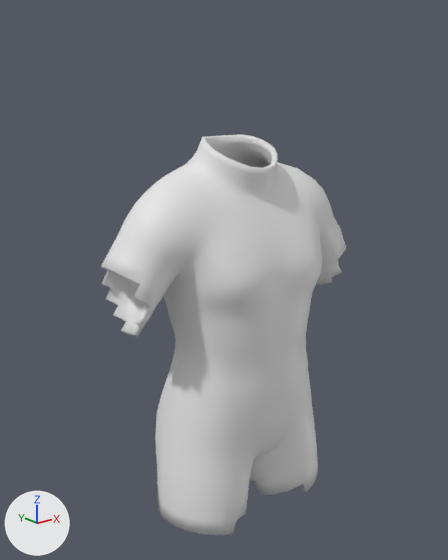
Two versions of the FBX model unity/Assets/Art/Chars/Garments/flee_artisan.fbx, one commit apart.
One viewpoint serves both versions: a 50 mm camera at (-0.739, -0.906, 1.386) aimed at (-0.018, -0.006, 1.026). The lights are fixed; the arrows at lower left show +X, +Y and +Z. The picture after the commit comes second.

The scene before the commit, as lines of its bpy script (objects in view):
```python
me_garment_flee_artisan = bpy.data.meshes.new('garment_flee_artisan')
me_garment_flee_artisan.from_pydata(...)  # 2994 vertices, 2998 faces; spans x -0.275..0.275, y -0.154..0.106, z 0.554..1.298
# faces by material slot: [2736, 262]
me_garment_flee_artisan.materials.append(mat_cloth)  # white #e7e7e7
me_garment_flee_artisan.materials.append(mat_accent)  # white #e7e7e7
ob_garment_flee_artisan = bpy.data.objects.new('garment_flee_artisan', me_garment_flee_artisan)
ob_garment_flee_artisan.location = (0.0, 0.0, 0.0)
```
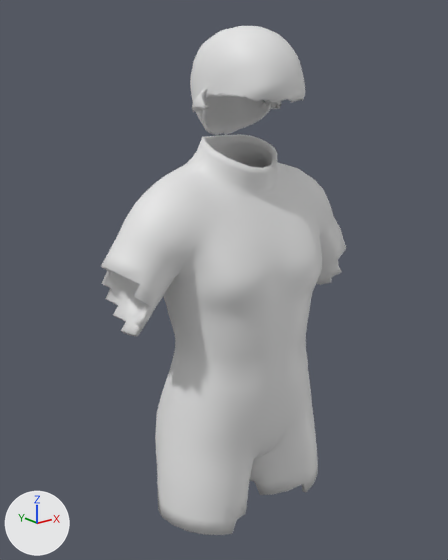
Where the change shows, as pixel boxes [x1, y1, x2, y2] in the pictures (448 x 560 px):
```json
{"object": "garment_flee_artisan", "change": "reshaped", "before": [101, 134, 346, 535], "after": [101, 26, 346, 535], "on screen": "27% taller"}
{"part": 1, "of": "me_garment_flee_artisan", "change": "added", "after": [190, 26, 305, 135]}
```

Edits to the scene script, one JSON object a line:
```json
{"op": "add", "block": "mat_hair", "code": ["mat_hair = principled_material('hair')", "mat_hair.base_color = (0.8, 0.8, 0.8)  # white #e7e7e7"]}
{"block": "me_garment_flee_artisan", "where": "# used by ob_garment_flee_artisan; location = (0.0, 0.0, 0.0)"}
{"op": "remove", "block": "me_garment_flee_artisan", "code": "me_garment_flee_artisan.from_pydata(...)  # 2994 vertices, 2998 faces; spans x -0.275..0.275, y -0.154..0.106, z 0.554..1.298"}
{"op": "add", "block": "me_garment_flee_artisan", "code": "me_garment_flee_artisan.from_pydata(...)  # 5334 vertices, 5344 faces; spans x -0.275..0.275, y -0.154..0.106, z 0.554..1.484"}
{"block": "me_garment_flee_artisan", "change": "me_garment_flee_artisan part 1: a new loose piece of 1820 vertices spanning x -0.102..0.102, y -0.152..0.064, z 1.298..1.484, in mat_hair (white #e7e7e7)"}
{"block": "me_garment_flee_artisan", "change": "other edits to the shape of me_garment_flee_artisan do not show in these pictures"}
{"op": "add", "block": "me_garment_flee_artisan", "code": "me_garment_flee_artisan.materials.append(mat_hair)  # white #e7e7e7"}
```
